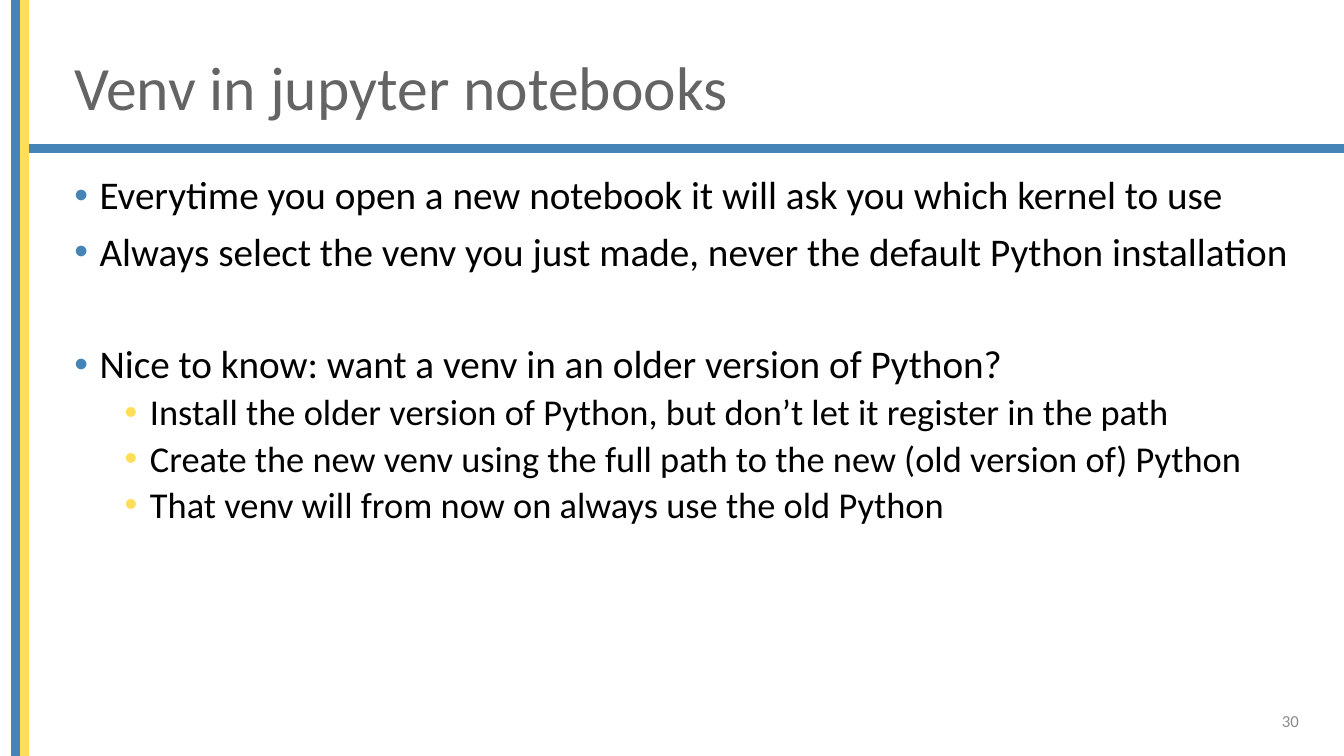
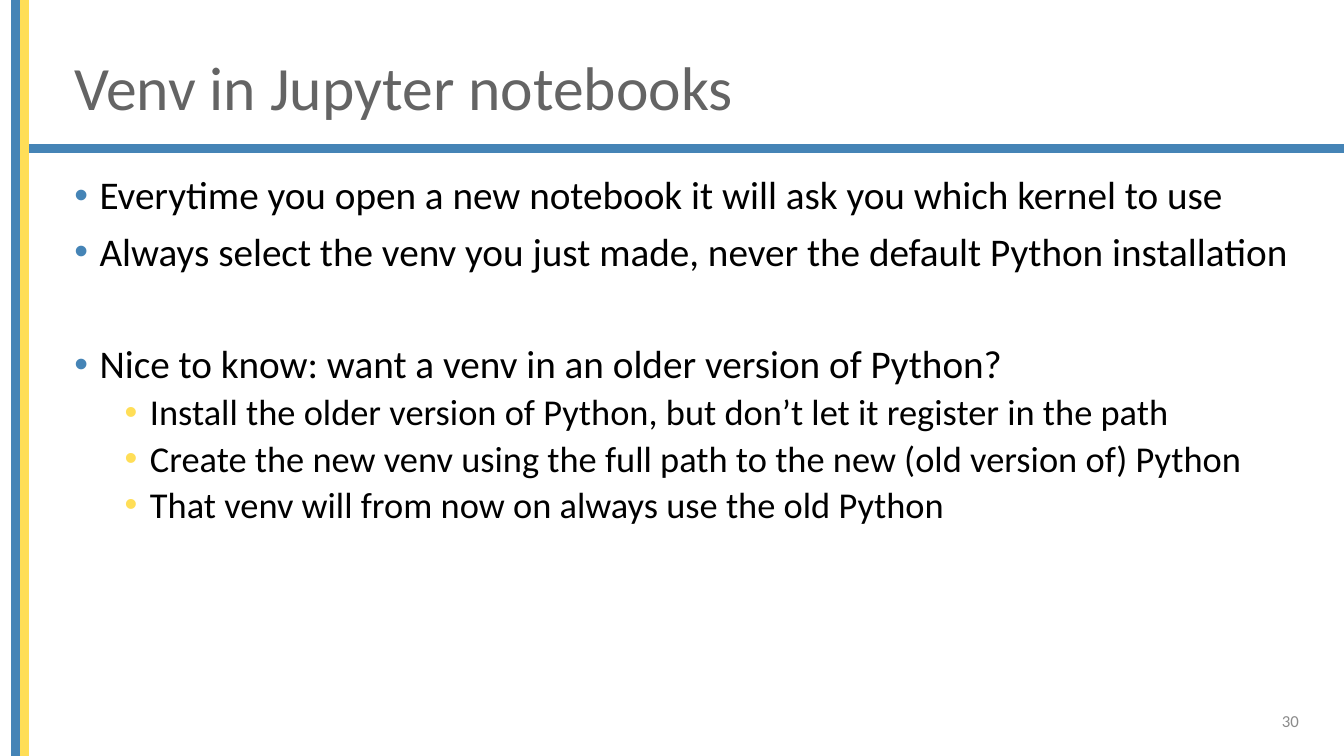
Before and after one commit to mjochen/Cello_AI, a slide deck: slide 30 of ppts/3 - Setting up your working environment.pptx. Drawn at 1344x756 pixels with LibreOffice and Linux fonts; fonts in the diff are those of the drawing; background and template pictures are left out. Boxes give left, top, right and bottom in pixels: in the first picture for what was removed or moved away, otherwise in the second. Text is boxed around its words. In the diff, an @@ line names an element or a change of style, - is before the commit and + after.

```diff
--- a/ppts/3 - Setting up your working environment.pptx
+++ b/ppts/3 - Setting up your working environment.pptx
@@ title at (74,67,732,120): text changed @@
-Venv in jupyter notebooks
+Venv in Jupyter notebooks
```
Also in this commit, not shown: 9 other slides changed, 41 other files.
